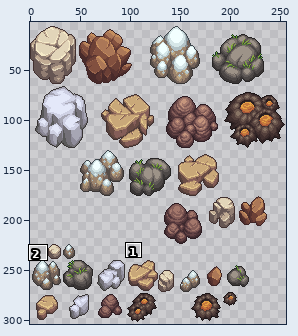
Sprite sheet, stored at MicroMarine/Content/rocks_sheet.png. The picture above shows the old version from afar; the outline marks the close-up.
Close-up. Before the edit:
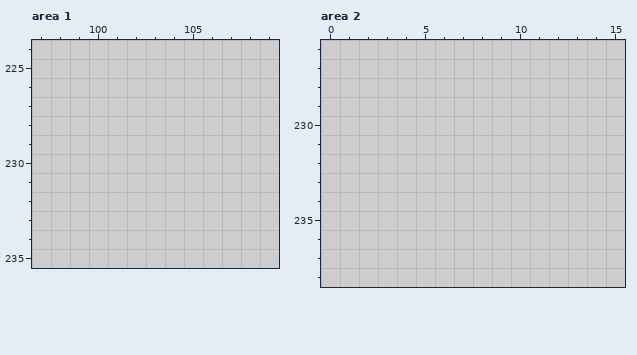
The file is 256x304 pixels. Colours within 5 levels of each other are drawn and written as one. Shown: area 1: x 97..109, y 224..235; area 2: x 0..15, y 226..238. The old version is drawn lined up with the new one. The wide view leaves out empty margins. The commit also changed other parts of the picture, which this record leaves out.
Now the later version:
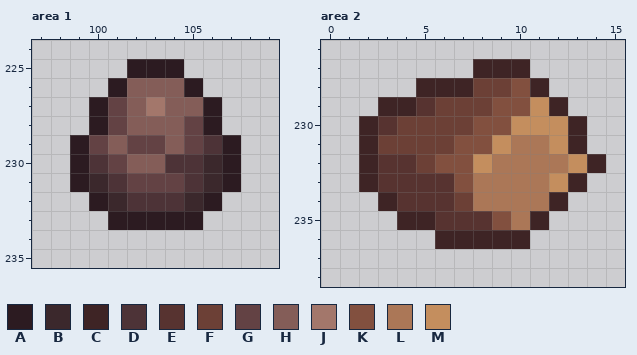
Palette (. is transparent): A #2c1b21  B #3b282c  C #3e2425  D #4d3337  E #573330  F #6c4036  G #634244  H #845d58  J #a3776b  K #82503f  L #ab7757  M #c48e5e
What changed:
drawings rearranged on the sheet (the old picture shows each at its new place; 10 dropped ones are not shown)
Area 1:
y 225: x 102..104 ... -> AAA
y 226: x 101..105 ..... -> AHHHA
y 227: x 100..106 ....... -> AGHJHHA
y 228: x 100..106 ....... -> AGHHHGA
y 229: x 99..107 ......... -> AGHGGHGDA
y 230: x 99..107 ......... -> ADGHHDDBA
y 231: x 99..107 ......... -> ABDGGGDBA
y 232: x 100..106 ....... -> ABDDDBA
y 233: x 101..105 ..... -> AAAAA
Area 2:
y 227: x 8..10 ... -> CCC
y 228: x 5..11 ....... -> CCCFFKC
y 229: x 3..12 .......... -> CCEFFFKKMC
y 230: x 2..13 ............ -> CEFFFFKKMMMC
y 231: x 2..13 ............ -> CFFFFKKMLLMC
y 232: x 2..14 ............. -> CEEFKKMLLLLMC
y 233: x 2..13 ............ -> CEEEEKLLLLMC
y 234: x 3..12 .......... -> CEEEFLLLLC
y 235: x 4..11 ........ -> CCEEEKLC
y 236: x 6..10 ..... -> CCCCC
